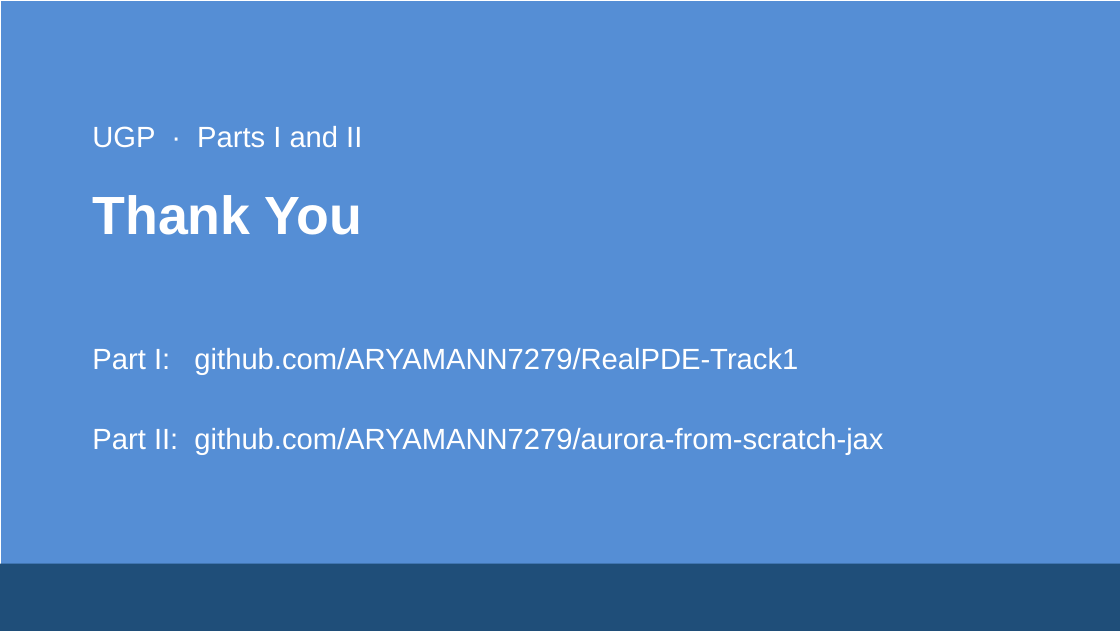
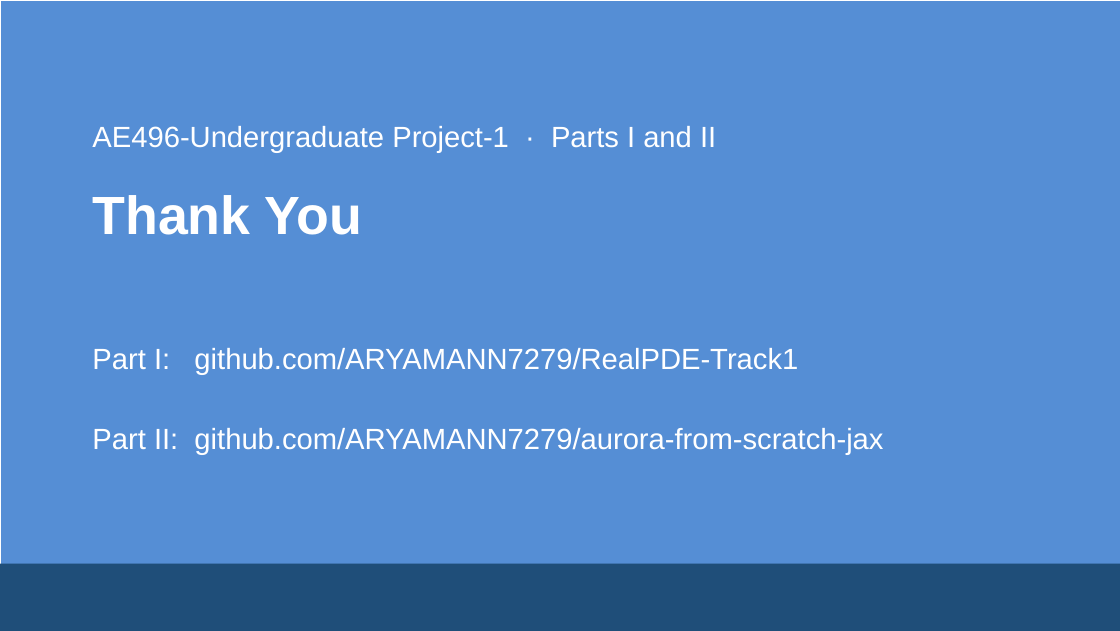
Before and after one commit to ARYAMANN7279/aurora-from-scratch-jax, a slide deck: slide 40 of UGP_Final/UGP_Final_Presentation.pptx. Drawn at 1120x631 pixels with LibreOffice and Linux fonts; fonts in the diff are those of the drawing. Boxes give left, top, right and bottom in pixels: in the first picture for what was removed or moved away, otherwise in the second. Text is boxed around its words. In the diff, an @@ line names an element or a change of style, - is before the commit and + after.

Commit message:
UGP_Final: Part I and Part II naming throughout, AE496-Undergraduate Project-1 heading on report and deck

```diff
--- a/UGP_Final/UGP_Final_Presentation.pptx
+++ b/UGP_Final/UGP_Final_Presentation.pptx
@@ text at box(92, 126, 716, 153): text changed @@
-UGP · Parts I and II
+AE496-Undergraduate Project-1 · Parts I and II
```
Also in this commit, not shown: 4 other slides changed, 5 other files.
